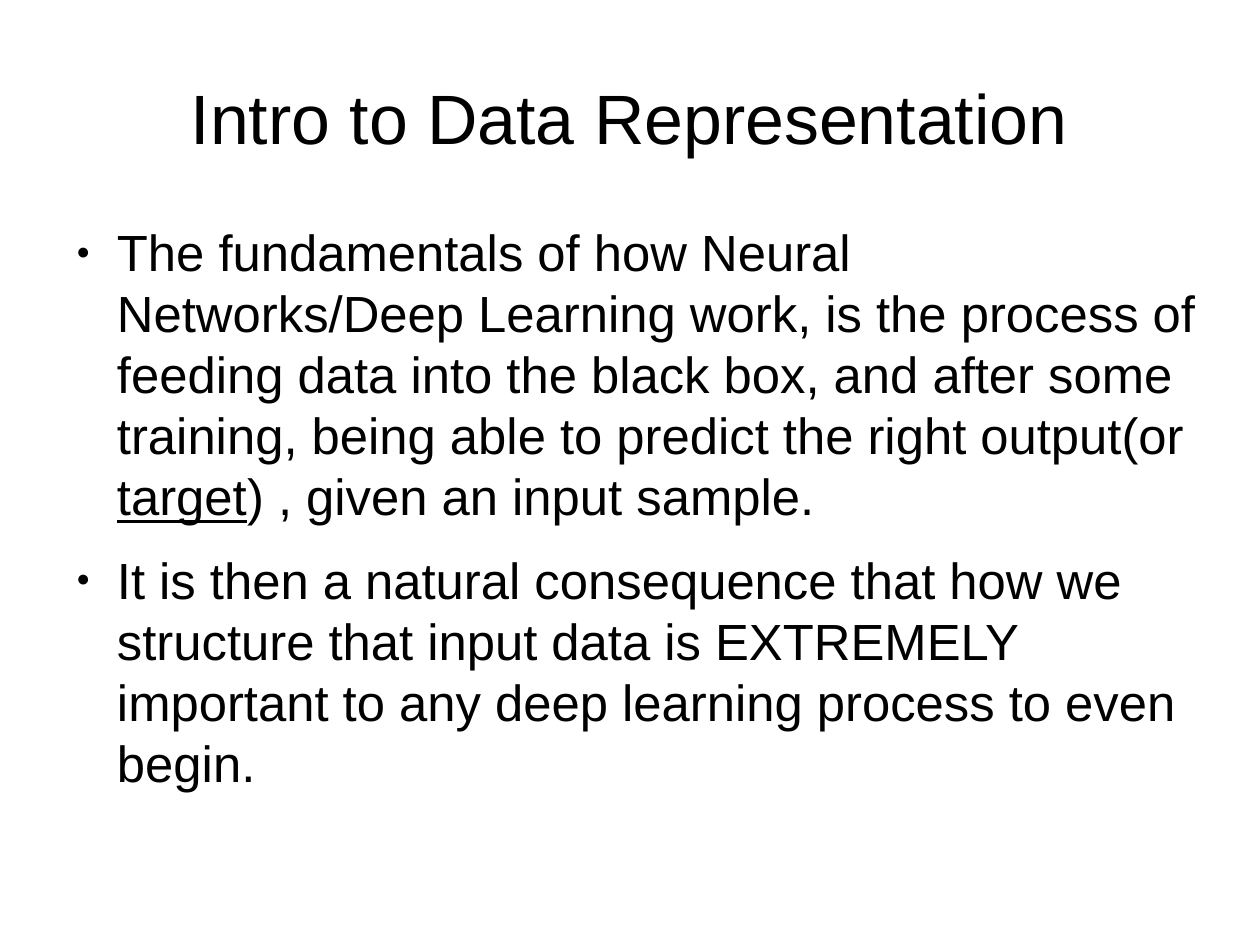
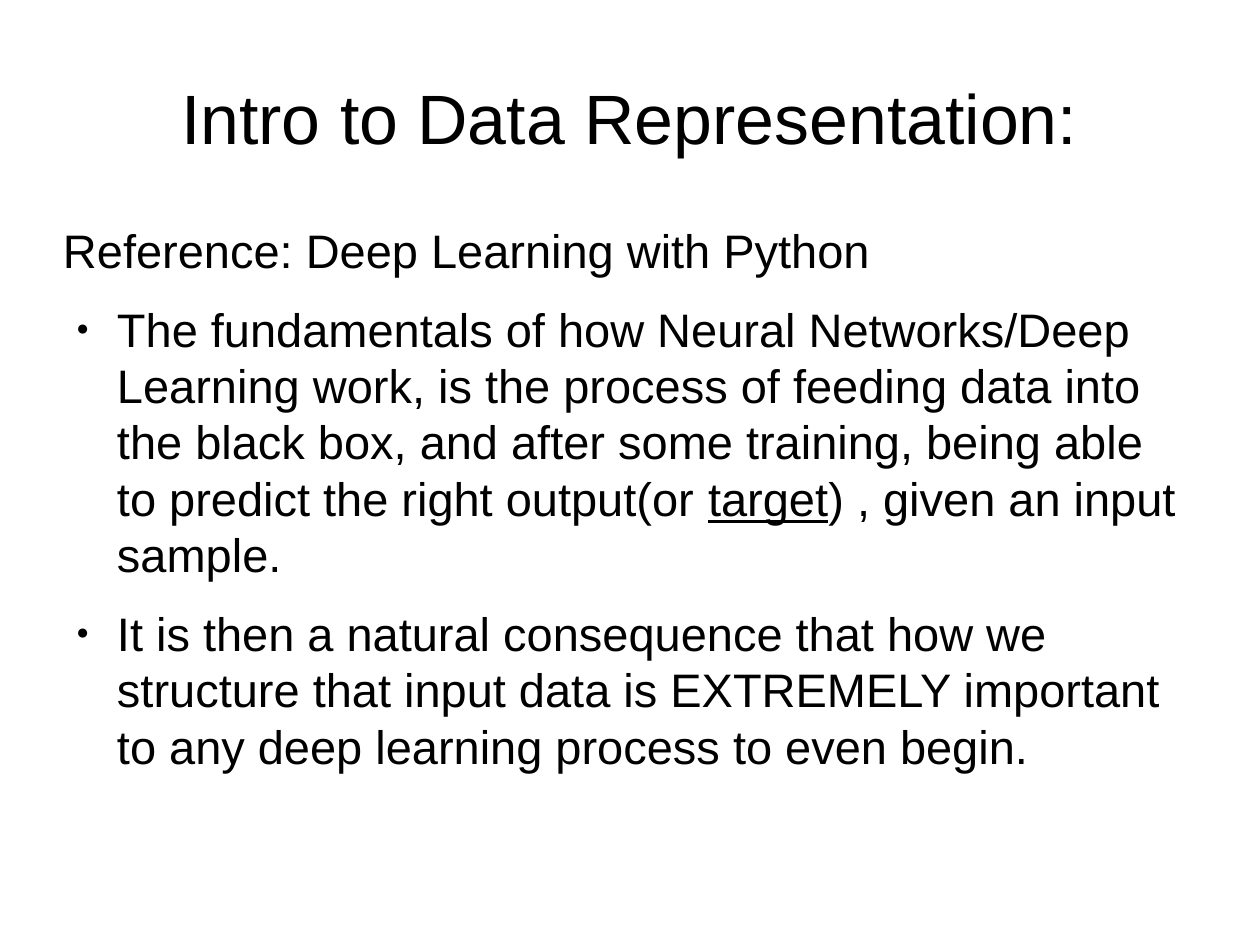
Before and after one commit to sofiabesenski4/MedicalLetterAI, a slide deck: slide 2 of Slides/Intro to Neural Nets and Deep Learning/1-slides.odp. Drawn at 1260x945 pixels with LibreOffice and Linux fonts; fonts in the diff are those of the drawing. Boxes give left, top, right and bottom in pixels: in the first picture for what was removed or moved away, otherwise in the second. Text is boxed around its words. In the diff, an @@ line names an element or a change of style, - is before the commit and + after.

Commit message:
finished the neural network introductory slides for Jan 25th meeting

```diff
--- a/Slides/Intro to Neural Nets and Deep Learning/1-slides.odp
+++ b/Slides/Intro to Neural Nets and Deep Learning/1-slides.odp
@@ title at [181, 93, 1077, 157]: text changed @@
-Intro to Data Representation
+Intro to Data Representation:
@@ text at [63, 234, 869, 277]: paragraph added @@
+Reference: Deep Learning with Python
@@ text at [117, 313, 1176, 773]: size 32 to 29.6 pt @@
```
Also in this commit, not shown: 3 other slides changed, 25 slides added, 13 slides removed, 1 other file.
